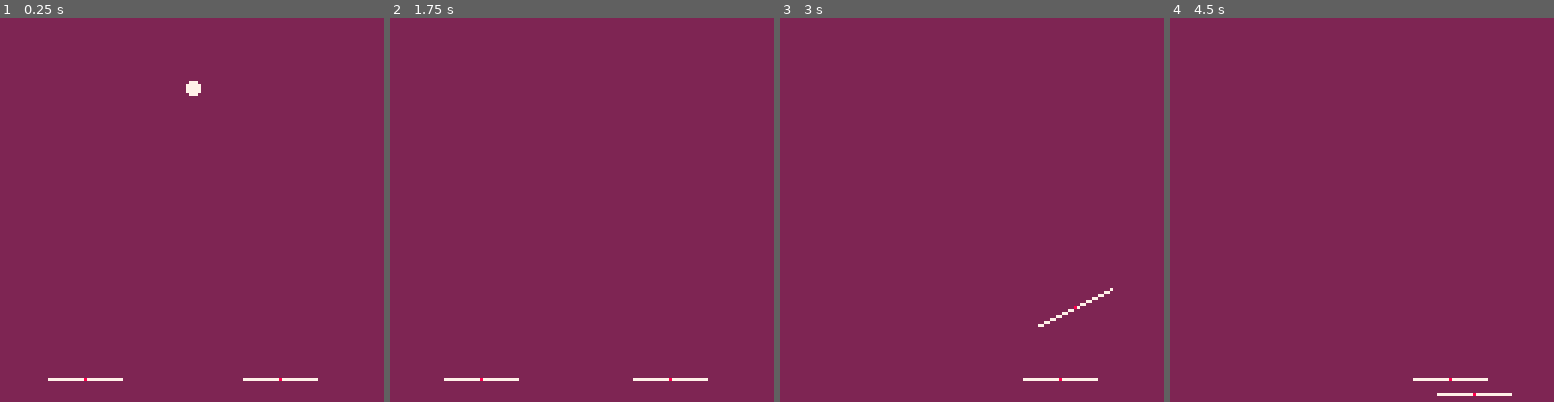
Above: before the commit, frames 1-4 (left to right).
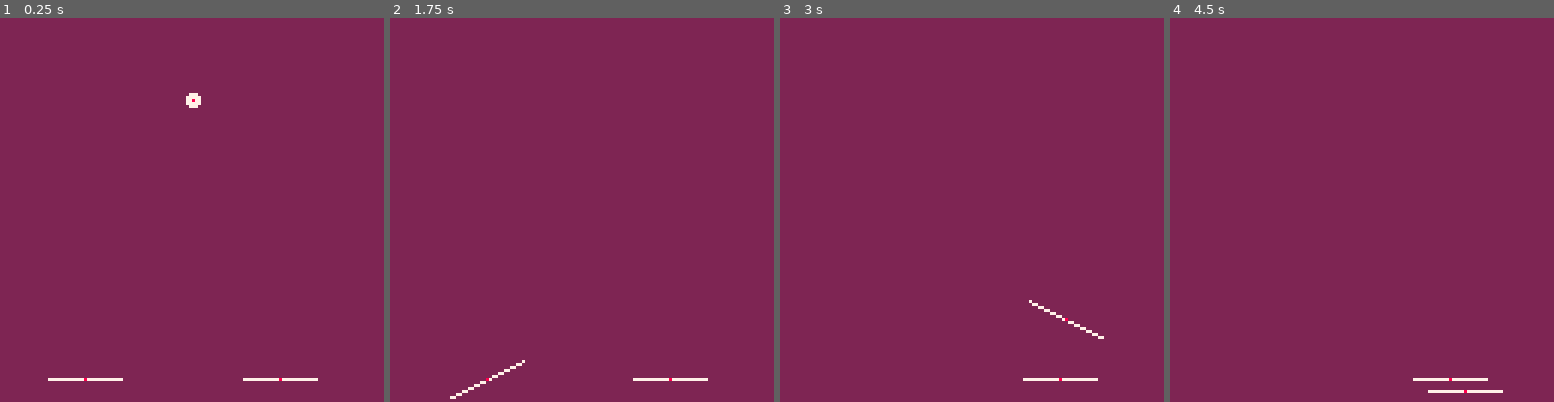
Above: after the commit, the same moments.

Repository: pixelrip/breakout
Game: PICO-8 cartridge breakout.p8
Two runs of this game, one before a commit and one after it. Both use one fixed random seed, a clock stepped at 60 frames per second and the inputs below.
Inputs:
- Up to frame 1 (0.25 s): no input
- Up to frame 2 (1.75 s): tap X (X key) at 0.33, 1.07 s; tap O (Z key) at 0.7, 1.7 s; hold Right from 1.6 s (still down)
- Up to frame 3 (3 s): tap X (X key) at 1.85, 2.97 s; release Right at 2.1 s; tap O (Z key) at 2.1, 2.5, 2.9 s; hold Up 2.15-2.42 s; hold Right from 2.47 s (still down)
- Up to frame 4 (4.5 s): release Right at 3.03 s; hold Left 3.08-3.58 s; tap O (Z key) at 3.3, 3.7, 4.1 s; hold Down 3.63-3.97 s; hold Right from 4.02 s (still down); tap X (X key) at 4.08 s

The runs differ from the first frame. In frame 1, 0.2% of the frame differs, in the area x 48-53%, y 16-24%; in frame 2, 0.3%; in frame 3, 0.3%; in frame 4, 0.3%, in the area x 67-90%, y 96-99%.

Commit message:
kill the overkill

Diff:
--- a/breakout.p8
+++ b/breakout.p8
@@ -7,19 +7,6 @@
 -- Helpers
 #include src/utilities.lua
 #include src/world.lua
-
--- Components
---#include src/components/rotation.lua
---#include src/components/rectangle.lua
---#include src/components/input_mover.lua
---#include src/components/input_rotater.lua
---#include src/components/circle_collider.lua
---#include src/components/rotation_rectangle_collider.lua
-#include src/components/circle.lua
-#include src/components/mover.lua
-#include src/components/gravity.lua
-#include src/components/paddle.lua
-#include src/components/paddle_input.lua
 
 -- Entities
 #include src/entities/base/base.lua
--- a/src/components/circle.lua
+++ /dev/null
@@ -1,33 +0,0 @@
--- Circle Component
--- Draws a filled circle
-
-Circle = {}
-Circle.__index = Circle
-
-function Circle.new(owner, opts)
-    local self = setmetatable({}, Circle)
-    self.owner = owner
-
-    -- Properties
-    self.radius = opts.radius or 2
-    self.color = opts.color or 7
-
-    self.top = owner.y - self.radius
-    self.bottom = owner.y + self.radius
-    self.left = owner.x - self.radius
-    self.right = owner.x + self.radius
-
-    return self
-end
-
-function Circle:update()
-    -- Update bounding box
-    self.top = self.owner.y - self.radius
-    self.bottom = self.owner.y + self.radius
-    self.left = self.owner.x - self.radius
-    self.right = self.owner.x + self.radius
-end
-
-function Circle:draw()
-    circfill(self.owner.x, self.owner.y, self.radius, self.color)
-end
--- a/src/components/circle_collider.lua
+++ /dev/null
@@ -1,22 +0,0 @@
--- Circle Collider Component
--- Handles collisions with circular objects
-
-CircleCollider = {}
-CircleCollider.__index = CircleCollider
-
-CircleCollider.DEBUG = false
-
-function CircleCollider.new(owner, opts)
-    local self = setmetatable({}, CircleCollider)
-    self.owner = owner
-
-    -- Properties
-    self.r = opts.r or 2
-
-    return self
-end
-
-function CircleCollider:draw()
-    if not self.DEBUG then return end
-    circ(self.owner.x, self.owner.y, self.r, 10)
-end
--- a/src/components/gravity.lua
+++ /dev/null
@@ -1,23 +0,0 @@
--- Gravity Component
--- Applies constant downward acceleration for pinball physics
-
-Gravity = {}
-Gravity.__index = Gravity
-
-function Gravity.new(owner, opts)
-    local self = setmetatable({}, Gravity)
-    self.owner = owner
-
-    -- Properties
-    self.gravity_strength = opts.gravity_strength or 0.15
-
-    return self
-end
-
-function Gravity:update()
-    -- Required components
-    local mover = self.owner:get_component(Mover)
-
-    -- Apply gravity to vertical velocity
-    mover.vy += self.gravity_strength
-end
--- a/src/components/mover.lua
+++ /dev/null
@@ -1,42 +0,0 @@
--- Mover Component
--- Handles velocity-based movement with physics (friction, max speed)
-
-Mover = {}
-Mover.__index = Mover
-
-function Mover.new(owner, opts)
-    local self = setmetatable({}, Mover)
-    self.owner = owner
-
-    -- Properties
-    self.vx = opts.vx or 0
-    self.vy = opts.vy or 0
-    self.max_speed = opts.max_speed or 2
-    self.friction = opts.friction or 0.1
-
-    return self
-end
-
-function Mover:update()
-    -- Apply velocity to position
-    self.owner.x += self.vx
-    self.owner.y += self.vy
-
-    -- Apply friction to vx
-    if self.vx > 0 then
-        self.vx = max(0, self.vx - self.friction)
-    elseif self.vx < 0 then
-        self.vx = min(0, self.vx + self.friction)
-    end
-
-    -- Apply friction to vy
-    if self.vy > 0 then
-        self.vy = max(0, self.vy - self.friction)
-    elseif self.vy < 0 then
-        self.vy = min(0, self.vy + self.friction)
-    end
-
-    -- Clamp to max_speed
-    self.vx = mid(-self.max_speed, self.vx, self.max_speed)
-    self.vy = mid(-self.max_speed, self.vy, self.max_speed)
-end
--- a/src/components/paddle.lua
+++ /dev/null
@@ -1,55 +0,0 @@
--- paddle.lua
--- player paddle control
-Paddle = {}
-Paddle.__index = Paddle
-
--- Tuning Constants
-Paddle.W = 24
-
-function Paddle.new(owner, opts)
-    -- Base entity
-    local self = setmetatable({}, Paddle)
-
-    self.owner = owner
-    self.tilt_y1 = 0
-    self.tilt_y2 = 0
-
-    self:_set_pos(owner)
-
-    self.col = opts.col or 7
-    self.bounce = opts.bounce or 0.8
-
-    return self
-end
-
-function Paddle:update()
-    local prev_y1 = self.y1
-	local prev_y2 = self.y2
-
-    self:_set_pos(self.owner)
-
-    self.vy1 = self.y1 - prev_y1
-    self.vy2 = self.y2 - prev_y2
-end
-
-function Paddle:draw()
-    line(self.x1, self.y1, self.x2, self.y2, self.col)
-    pset(self.owner.x, self.owner.y, 8)
-end
-
-
--- "Private" Methods
-
-function Paddle:_set_pos(owner)
-    -- token saver for duplicate _init and _update code
-    local hw = self.W / 2
-
-    self.x1 = self.owner.x - hw
-    self.y1 = self.owner.y + self.tilt_y1
-    self.x2 = self.owner.x + hw
-    self.y2 = self.owner.y + self.tilt_y2
-
-    self.lowest_y = max(self.y1, self.y2)
-	self.m = get_slope(self.x1, self.y1, self.x2, self.y2)
-	self.c = get_y_intercept(self.m, self.x1, self.y1)
-end
--- a/src/components/paddle_input.lua
+++ /dev/null
@@ -1,53 +0,0 @@
--- PaddleInput Component
--- Reads player input and translates it into velocity changes
-
-PaddleInput = {}
-PaddleInput.__index = PaddleInput
-
-PaddleInput.MAX_OFFSET = 6
-
-function PaddleInput.new(owner, opts)
-    local self = setmetatable({}, PaddleInput)
-    self.owner = owner
-
-    -- Properties
-    self.acceleration = opts.acceleration or 0.5
-
-    return self
-end
-
-function PaddleInput:update()
-    -- Required components
-    local mover = self.owner:get_component(Mover)
-    local paddle = self.owner:get_component(Paddle)
-
-    local idx = self.owner.idx
-    local up = btn(2, idx)
-    local down = btn(3, idx)
-    local left = btn(0, idx)
-    local right = btn(1, idx)
-
-    -- Apply acceleration based on input
-    if left then mover.vx -= self.acceleration end
-    if right then mover.vx += self.acceleration end
-    if up then mover.vy -= self.acceleration end
-    if down then mover.vy += self.acceleration end
-
-    -- Turning the platform
-    local o = btn(4, idx)
-    local x = btn(5, idx)
-
-    if o and not x then
-        paddle.tilt_y1 = 6
-        paddle.tilt_y2 = -6
-    elseif x and not o then
-        paddle.tilt_y1 = -6
-        paddle.tilt_y2 = 6
-    else
-        paddle.tilt_y1 = 0
-        paddle.tilt_y2 = 0
-   end
-
-
-
-end
--- a/src/entities/ball.lua
+++ b/src/entities/ball.lua
@@ -4,12 +4,6 @@
 Ball.__index = Ball
 
 setmetatable(Ball, {__index = Entity})
-
--- Tuning Constants
-Ball.RADIUS = 2
-Ball.GRAVITY = 0.15
-Ball.FRICTION = 0.02
-Ball.MAX_SPEED = 4
 
 function Ball.new(opts)
     -- Base entity
@@ -20,19 +14,74 @@
 
     setmetatable(self, Ball)
 
-    -- compose behavior with components
-    self:add_component(Mover.new(self, {
-        vx = opts.vx or 0,
-        vy = opts.vy or 0,
-        max_speed = Ball.MAX_SPEED,
-        friction = Ball.FRICTION
-    }))
-    self:add_component(Gravity.new(self, {
-        gravity_strength = Ball.GRAVITY
-    }))
-    self:add_component(Circle.new(self, {
-        radius = Ball.RADIUS,
-        color = 7
-    }))
+    -- Ball properties
+    self.vx = 0
+    self.vy = 0
+    self.r = opts.r or 2
+
+    self:_update_bounds()
+
+    self.color = opts.color or 7
+    self.gravity = opts.gravity or 0.2
+
     return self
 end
+
+
+function Ball:update()
+    local prev_vy = self.vy
+
+    -- apply gravity
+    self.vy += self.gravity
+
+    -- apply velocity to position
+    self.x += self.vx
+    self.y += self.vy
+
+    -- update bounds
+    self:_update_bounds()
+
+    -- TODO: check paddle collision
+end
+
+function Ball:draw()
+    circfill(self.x, self.y, self.r, self.color)
+    pset(self.x, self.y, 8)
+end
+
+function Ball:on_paddle_collision(paddle, py)
+    local mover = self:get_component(Mover)
+    local circle = self:get_component(Circle)
+
+    local _prev_vy = mover.vy
+
+    -- Correct position
+    self.y = py - circle.radius
+
+    -- Invert y velocity with bounce factor
+    mover.vy = _prev_vy * -paddle.bounce * 0.9 -- Tuning factor
+    mover.vx += paddle.m * _prev_vy * 0.5 -- Tuning factor
+
+
+    --[[
+    -- Calculate velocity at the balls x position on the platform
+    local t = (self.x - platform.x1) / (platform.x2 - platform.x1)
+    local platform_vy_at_ball = platform.vy1 + t * (platform.vy2 - platform.vy1)
+
+    -- Correct Position
+    self.y = platform_y_at_ball - self.r
+
+    -- simple collision response: invert y velocity
+    self.vy = _prev_vy * -platform.bounce + platform_vy_at_ball * 0.5 --Tuning factor
+
+    self.vx += platform.m * _prev_vy * 0.5 -- Tuning factor
+    ]]--
+end
+
+
+function Ball:_update_bounds()
+    self.bottom = self.y + self.r
+    self.top = self.y - self.r
+    self.left = self.x - self.r
+    self.right = self.x + self.r
+end
--- a/src/entities/base/base.lua
+++ b/src/entities/base/base.lua
@@ -7,37 +7,15 @@
     local self = setmetatable({}, Entity)
 
     -- Core Properties
-    -- Some invisible entities like the EnemySpawner don't
-    -- actually need them.
-
+    -- Some invisible entities don't actually need them.
     self.x = opts.x or 0
     self.y = opts.y or 0
 
     -- Component host fields
-    self.components = {}
     self._updateables = {}
     self._drawables = {}
 
     return self
-end
-
-function Entity:add_component(c)
-    c.owner = self
-
-    add(self.components, c)
-
-    -- The component's __index points to its "class"
-    local component_type = getmetatable(c).__index
-    self.components[component_type] = c
-
-    if c.init then c:init() end
-    if c.update then add(self._updateables, c) end
-    if c.draw then add(self._drawables, c) end
-end
-
--- Allow components to get other components
-function Entity:get_component(component_type)
-    return self.components[component_type]
 end
 
 function Entity:update()
@@ -47,9 +25,3 @@
 function Entity:draw()
     for c in all(self._drawables) do c:draw() end
 end
-
-function Entity:destroy()
-    for c in all(self.components) do
-        if c.destroy then c:destroy() end
-    end
-end
--- a/src/entities/player.lua
+++ b/src/entities/player.lua
@@ -1,6 +1,5 @@
 -- player.lua
 -- player entity with paddle control
-
 
 Player = {}
 Player.__index = Player
@@ -16,21 +15,119 @@
 
     setmetatable(self, Player)
 
-    -- Player properties (Player 1=0, Player 2=1)
     self.idx = opts.idx or 0
 
-    -- compose behavior with components
-    self:add_component(Mover.new(self, {
-        max_speed = 2,
-        friction = 0.2
-    }))
-    self:add_component(Paddle.new(self, {
-        col = 7,
-        bounce = 0.8
-    }))
-    self:add_component(PaddleInput.new(self, {
-        acceleration = 0.5
-    }))
+    self.w = opts.w or 24
+
+    self.vx = 0
+    self.vy = 0
+
+    self.max_v = opts.max_v or 3
+    self.acceleration = opts.acceleration or 0.5
+    self.friction = opts.friction or 0.8
+
+    self.tilt_y1 = 0
+    self.tilt_y2 = 0
+
+    self:_update_line()
+
+    self.color = opts.color or 7
+    self.bounce = opts.bounce or 0.8
 
     return self
 end
+
+function Player:update()
+    local prev_y1 = self.y1
+    local prev_y2 = self.y2
+
+    -- Check for player input
+    self:_controller_inputs()
+
+    -- Apply velocity to position
+    self.x += self.vx
+    self.y += self.vy
+
+    -- Apply friction
+    if self.vx >  0 then
+        self.vx = max(0, self.vx * self.friction)
+    elseif self.vx < 0 then
+        self.vx = min(0, self.vx * self.friction)
+    end
+
+    if self.vy >  0 then
+        self.vy = max(0, self.vy * self.friction)
+    elseif self.vy < 0 then
+        self.vy = min(0, self.vy * self.friction)
+    end
+
+    -- Update line position/values
+    self:_update_line()
+
+    -- Calculate velocity at line endpoints
+    self.vy1 = self.y1 - prev_y1
+    self.vy2 = self.y2 - prev_y2
+
+end
+
+function Player:draw()
+    line(self.x1, self.y1, self.x2, self.y2, self.color)
+    pset(self.x, self.y, 8)
+end
+
+
+-- "Private" Methods
+
+function Player:_update_line()
+    -- token saver for duplicate _init and _update code
+    local hw = self.w / 2
+
+    self.x1 = self.x - hw
+    self.y1 = self.y + self.tilt_y1
+    self.x2 = self.x + hw
+    self.y2 = self.y + self.tilt_y2
+
+    self.lowest_y = max(self.y1, self.y2)
+	self.m = get_slope(self.x1, self.y1, self.x2, self.y2)
+	self.c = get_y_intercept(self.m, self.x1, self.y1)
+end
+
+function Player:_controller_inputs()
+    local idx = self.idx
+    local up = btn(2, idx)
+    local down = btn(3, idx)
+    local left = btn(0, idx)
+    local right = btn(1, idx)
+    local o = btn(4, idx)
+    local x = btn(5, idx)
+
+    -- Joystick movement
+    if left then
+        self.vx -= self.acceleration
+        self.vx = max(self.vx, -self.max_v)
+    end
+    if right then
+        self.vx += self.acceleration
+        self.vx = min(self.vx, self.max_v)
+    end
+    if up then
+        self.vy -= self.acceleration
+        self.vy = max(self.vy, -self.max_v)
+    end
+    if down then
+        self.vy += self.acceleration
+        self.vy = min(self.vy, self.max_v)
+    end
+
+    -- Buttons for tilting the paddle
+     if o and not x then
+        self.tilt_y1 = 6
+        self.tilt_y2 = -6
+    elseif x and not o then
+        self.tilt_y1 = -6
+        self.tilt_y2 = 6
+    else
+        self.tilt_y1 = 0
+        self.tilt_y2 = 0
+   end
+end
--- a/src/main.lua
+++ b/src/main.lua
@@ -30,22 +30,16 @@
     })
 
     --world:add(arena)
-    world:add(p1)
-    world:add(p2)
-    world:add(ball)
+    world:add(p1, "player")
+    world:add(p2, "player")
+    world:add(ball, "ball")
 end
 
 function _update()
-    for e in all(world.entities) do
-        e:update()
-    end
+    world:update()
 end
 
 function _draw()
     cls(2)
-
-    for e in all(world.entities) do
-        e:draw()
-    end
-
+    world:draw()
 end
--- a/src/utilities.lua
+++ b/src/utilities.lua
@@ -30,3 +30,16 @@
 function rnd_between(min, max)
     return flr(rnd(max - min + 1) + min)
 end
+
+function circle_line_collision(circle, line)
+    local line_y_at_circle = (line.m * circle.owner.x) + line.c
+
+    if circle.bottom >= line_y_at_circle and
+		circle.top <= line.lowest_y and
+		circle.left >= line.x1 and
+		circle.right <= line.x2 then
+		return line_y_at_circle
+	end
+
+    return false
+end
--- a/src/world.lua
+++ b/src/world.lua
@@ -1,7 +1,39 @@
 world = {
-    entities = {}
+    entities = {},
+    players = {},
+    balls = {}
 }
 
-function world:add(e)
+function world:add(e, type)
     add(self.entities, e)
+
+    -- Add to specific lists
+    if type == "player" then
+        add(self.players, e)
+    elseif type == "ball" then
+        add(self.balls, e)
+    end
 end
+
+function world:update()
+    for e in all(self.entities) do
+        e:update()
+    end
+
+    -- Check for collisions
+    self:check_ball_player_collisions()
+end
+
+function world:draw()
+    for e in all(self.entities) do
+        e:draw()
+    end
+end
+
+function world:check_ball_player_collisions()
+    for b in all(self.balls) do
+        for p in all(self.players) do
+            -- TODO
+        end
+    end
+end
